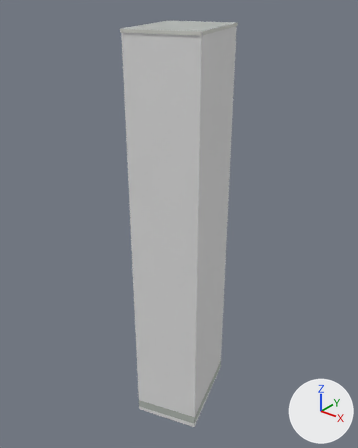
Renders of the glTF model public/models/buildings/osm-way-809949594.glb from each side of a commit.
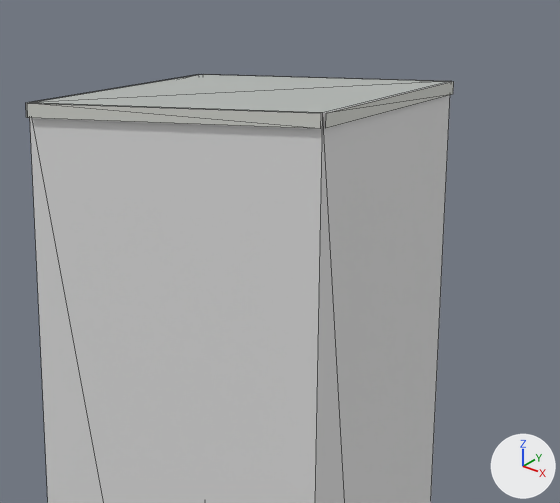
Old and new are each drawn whole from a camera (50 mm lens) standing at (10.45, -13.27, 16.2) and looking at (-0.25, 0.11, 7.9) and again close up on the part from 32% to 75% of the width and 0% to 31% of the height. Lighting does not change. The marker at lower right points along +X, +Y and +Z. The older version's two pictures come first. The close-ups show mesh edges as thin lines. Where no turn or scale is listed for an object, it has been applied to the vertices. Vertices at exactly the same position are counted once.

Before the edit, the objects in view are built like this:
```python
ob_reality_809949594_near_reality_aged_pale_plaster = bpy.data.objects.new('reality 809949594 near reality aged pale plaster', me_reality_809949594_near_reality_aged_pale_plaster)
ob_reality_809949594_near_reality_aged_pale_plaster.location = (0.0, 0.0, 0.0)
ob_reality_809949594_near_reality_flat_weathered_roof = bpy.data.objects.new('reality 809949594 near reality flat weathered roof', me_reality_809949594_near_reality_flat_weathered_roof)
ob_reality_809949594_near_reality_flat_weathered_roof.location = (0.0, 0.0, 0.0)
ob_reality_809949594_near_reality_pale_aluminum_sill = bpy.data.objects.new('reality 809949594 near reality pale aluminum sill', me_reality_809949594_near_reality_pale_aluminum_sill)
ob_reality_809949594_near_reality_pale_aluminum_sill.location = (0.0, 0.0, 0.0)
# me_reality_809949594_near_reality_pale_aluminum_sill
# before: 2 (-1.77, 1.37, 15.0) at pixel (198, 74), 3 (-0.69, -2.11, 15.0) at pixel (25, 102), 6 (0.65, 2.13, 15.0) at pixel (451, 81), 7 (-1.75, 1.4, 15.0) at pixel (203, 74), 10 (1.77, -1.37, 15.0) at pixel (326, 113)
# before: 11 (0.69, 2.11, 15.0) at pixel (453, 81), 14 (-0.65, -2.13, 15.0) at pixel (27, 103), 15 (1.75, -1.4, 15.0) at pixel (321, 113)
```
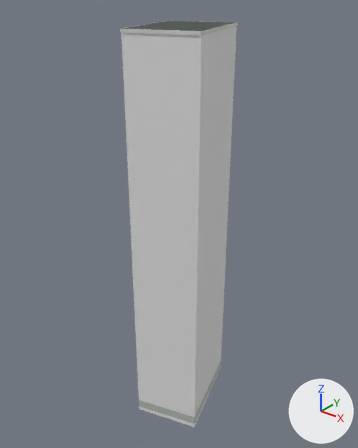
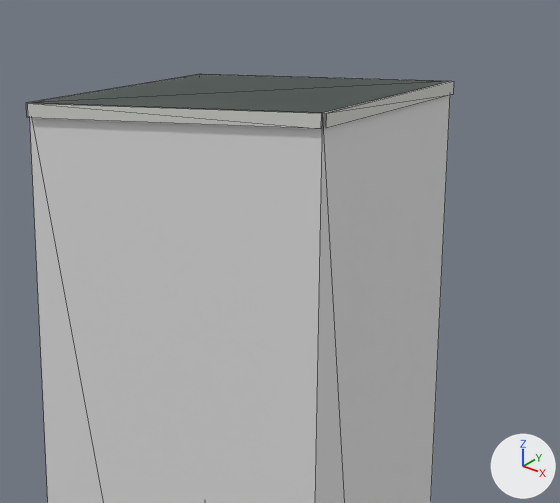
Diff of the bpy script that builds the scene:
```diff
--- a/public/models/buildings/osm-way-809949594.glb.py
+++ b/public/models/buildings/osm-way-809949594.glb.py
@@ img_roof_color @@
+img_roof_color = load_image('roof-color', 'textures/1de3d7bb6546b7423004abcc0fb627c4d0c6ad03316b21d76a93f9bf4f470ca6.png', 256, 256, 'sRGB')
@@ mat_reality_flat_weathered_roof @@
 mat_reality_flat_weathered_roof = principled_material('reality flat weathered roof')
-mat_reality_flat_weathered_roof.base_color = (0.451, 0.475, 0.455)  # grey #b3b7b4
+mat_reality_flat_weathered_roof.texture = img_roof_color
 mat_reality_flat_weathered_roof.roughness = 0.83
@@ me_reality_809949594_near_reality_pale_aluminum_sill @@
 # used by ob_reality_809949594_near_reality_pale_aluminum_sill; location = (0.0, 0.0, 0.0)
 # verts and faces of me_reality_809949594_near_reality_pale_aluminum_sill; kept vertices keep their numbers, new ones are numbered from 16
-me_reality_809949594_near_reality_pale_aluminum_sill.from_pydata(...)  # 16 vertices, 8 faces; spans x -1.77..1.77, y -2.13..2.13, z 14.89..15.0
+me_reality_809949594_near_reality_pale_aluminum_sill.from_pydata(...)  # 20 vertices, 16 faces; spans x -1.77..1.77, y -2.13..2.13, z 14.89..15.0
+# me_reality_809949594_near_reality_pale_aluminum_sill part 1
+verts[16] = (-0.66, -2.11, 15.0)  # pixel (29, 102)
+verts[17] = (-1.74, 1.38, 15.0)  # pixel (201, 74)
+verts[18] = (0.66, 2.11, 15.0)  # pixel (450, 81)
+verts[19] = (1.74, -1.38, 15.0)  # pixel (322, 112)
+faces += [(2, 16, 17), (2, 3, 16), (6, 17, 18), (6, 7, 17), (10, 18, 19), (10, 11, 18)]
+faces += [(14, 19, 16), (14, 15, 19)]
 me_reality_809949594_near_reality_pale_aluminum_sill.materials.append(mat_reality_pale_aluminum_sill)
```

Pixel boxes [x1, y1, x2, y2] of what changed, in the close-ups (560 x 503 px):
'reality 809949594 near reality flat weathered roof', surface changed (darker): [32, 75, 450, 113] in both
part 1 of me_reality_809949594_near_reality_pale_aluminum_sill, added: after [28, 74, 453, 113]
